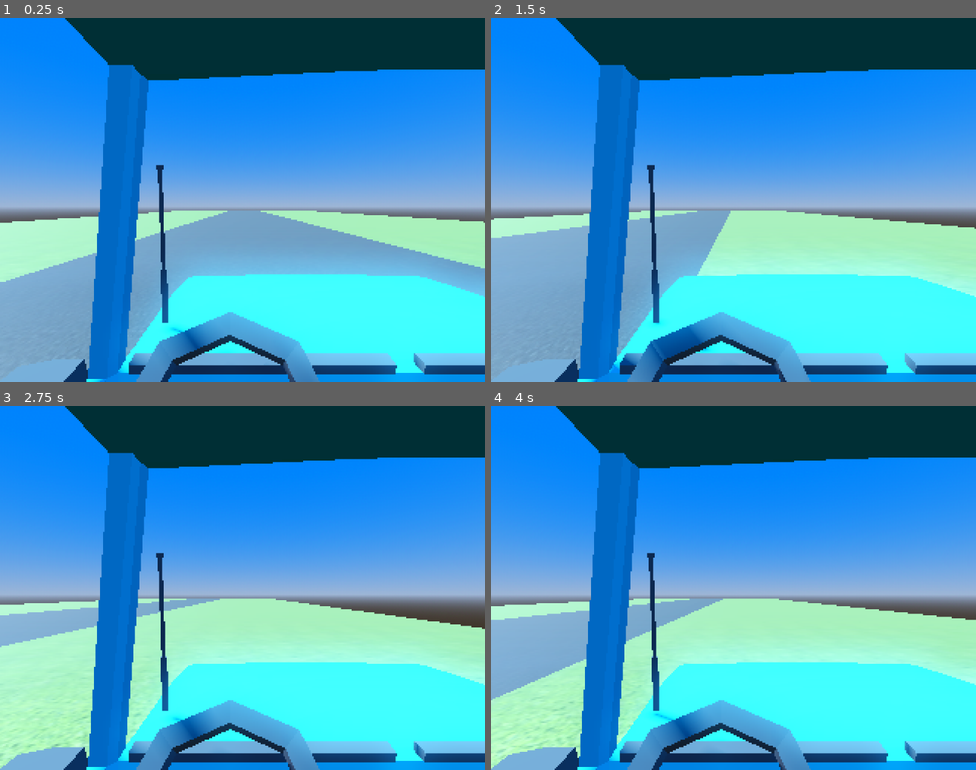
Above: before the commit, frames 1-4 (two rows, left to right).
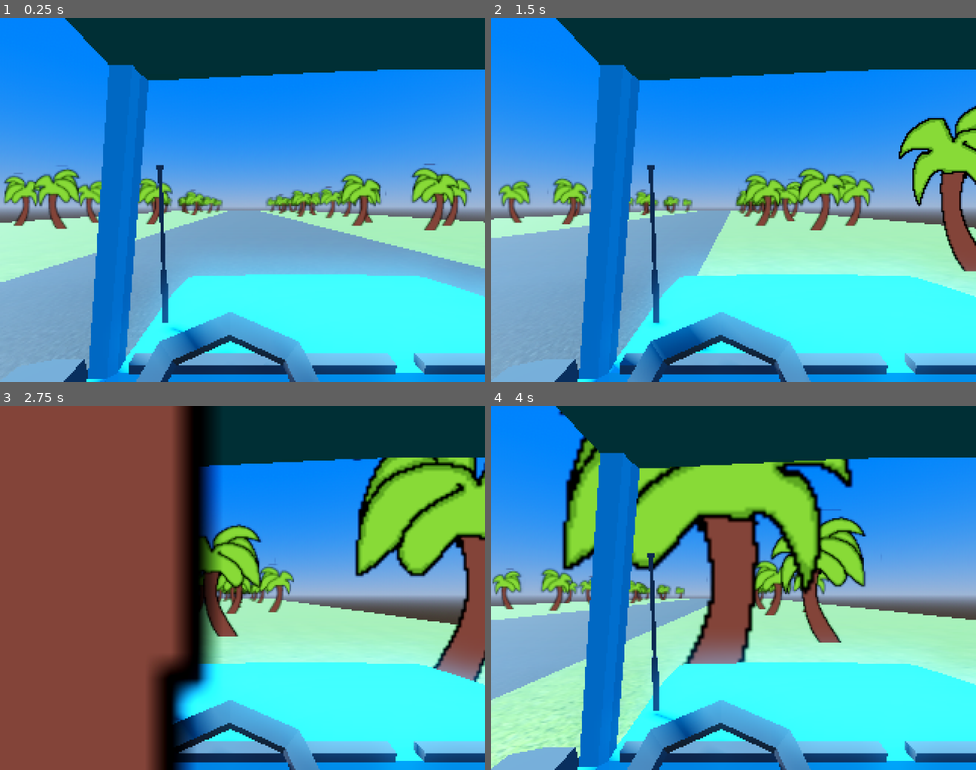
Above: after the commit, the same moments.

Repository: reo6/arcadetrucking
Game: Godot game, scene res://scenes/game.tscn
The game is run twice, just before and just after one commit, with the same random seed, the same clock (stepped at 60 frames per second) and the same inputs.
Inputs:
- Up to frame 1 (0.25 s): no input
- Up to frame 2 (1.5 s): tap Enter at 0.5 s; hold D (turn_right) 0.53-1.28 s; hold S (move_backward) from 1.28 s (still down)
- Up to frame 3 (2.75 s): release S (move_backward) at 2.03 s; hold D (turn_right) from 2.03 s (still down)
- Up to frame 4 (4 s): release D (turn_right) at 2.78 s; hold W (move_forward) 2.78-3.53 s; hold A (turn_left) from 3.53 s (still down)

The runs differ from the first frame. In frame 1, 5.5% of the frame differs, in the area x 0-98%, y 40-59%; in frame 2, 7.7%; in frame 3, 56%, in the area x 0-100%, y 0-100%; in frame 4, 20%.

Commit message:
Add 2D billboard tress to the road

Diff:
--- a/scenes/road.tscn
+++ b/scenes/road.tscn
@@ -1,8 +1,56 @@
-[gd_scene load_steps=2 format=3 uid="uid://mu3b314l3soy"]
+[gd_scene load_steps=3 format=3 uid="uid://mu3b314l3soy"]
 
 [ext_resource type="PackedScene" uid="uid://dtncvl5af4fhr" path="res://objects/road.glb" id="1_mv8x7"]
+[ext_resource type="Texture2D" uid="uid://d5joix6cbuik" path="res://sprites/palm-tree.png" id="2_my2y2"]
 
 [node name="Road" type="Node3D"]
 
 [node name="RoadObject" parent="." instance=ExtResource("1_mv8x7")]
 transform = Transform3D(2, 0, 0, 0, 2, 0, 0, 0, 2, 0, 0, 0)
+
+[node name="Trees" type="Node3D" parent="."]
+
+[node name="PalmTree" type="Sprite3D" parent="Trees"]
+transform = Transform3D(4, 0, 0, 0, 4, 0, 0, 0, 4, 2.93877, 2.34261, -9.49557)
+flip_h = true
+billboard = 1
+texture = ExtResource("2_my2y2")
+
+[node name="PalmTree5" type="Sprite3D" parent="Trees"]
+transform = Transform3D(4, 0, 0, 0, 4, 0, 0, 0, 4, -2.83949, 2.34261, -14.0975)
+billboard = 1
+texture = ExtResource("2_my2y2")
+
+[node name="PalmTree6" type="Sprite3D" parent="Trees"]
+transform = Transform3D(4, 0, 0, 0, 4, 0, 0, 0, 4, 1.1861, 2.34261, -20.8587)
+flip_h = true
+billboard = 1
+texture = ExtResource("2_my2y2")
+
+[node name="PalmTree7" type="Sprite3D" parent="Trees"]
+transform = Transform3D(4, 0, 0, 0, 4, 0, 0, 0, 4, 5.2136, 2.34261, -16.6129)
+billboard = 1
+texture = ExtResource("2_my2y2")
+
+[node name="PalmTree2" type="Sprite3D" parent="Trees"]
+transform = Transform3D(4, 0, 0, 0, 4, 0, 0, 0, 4, 0, 2.34261, 9.30729)
+flip_h = true
+billboard = 1
+texture = ExtResource("2_my2y2")
+
+[node name="PalmTree8" type="Sprite3D" parent="Trees"]
+transform = Transform3D(4, 0, 0, 0, 4, 0, 0, 0, 4, 5.74419, 2.34261, 13.1949)
+billboard = 1
+texture = ExtResource("2_my2y2")
+
+[node name="PalmTree3" type="Sprite3D" parent="Trees"]
+transform = Transform3D(4, 0, 0, 0, 4, 0, 0, 0, 4, -3.32652, 2.34261, 13.0005)
+flip_h = true
+billboard = 1
+texture = ExtResource("2_my2y2")
+
+[node name="PalmTree4" type="Sprite3D" parent="Trees"]
+transform = Transform3D(4, 0, 0, 0, 4, 0, 0, 0, 4, 0, 2.34261, 17.0532)
+flip_h = true
+billboard = 1
+texture = ExtResource("2_my2y2")
Binary file added: sprites/interior_overlays/palm-tree.aseprite
Binary file added: sprites/palm-tree.png
Not shown, added: sprites/palm-tree.png.import
